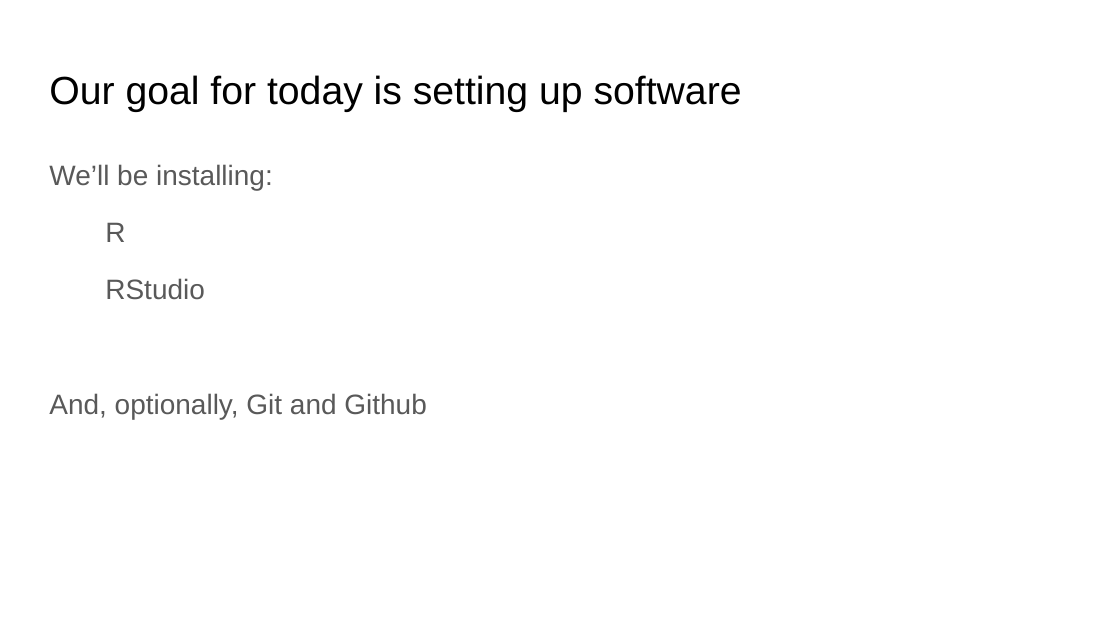
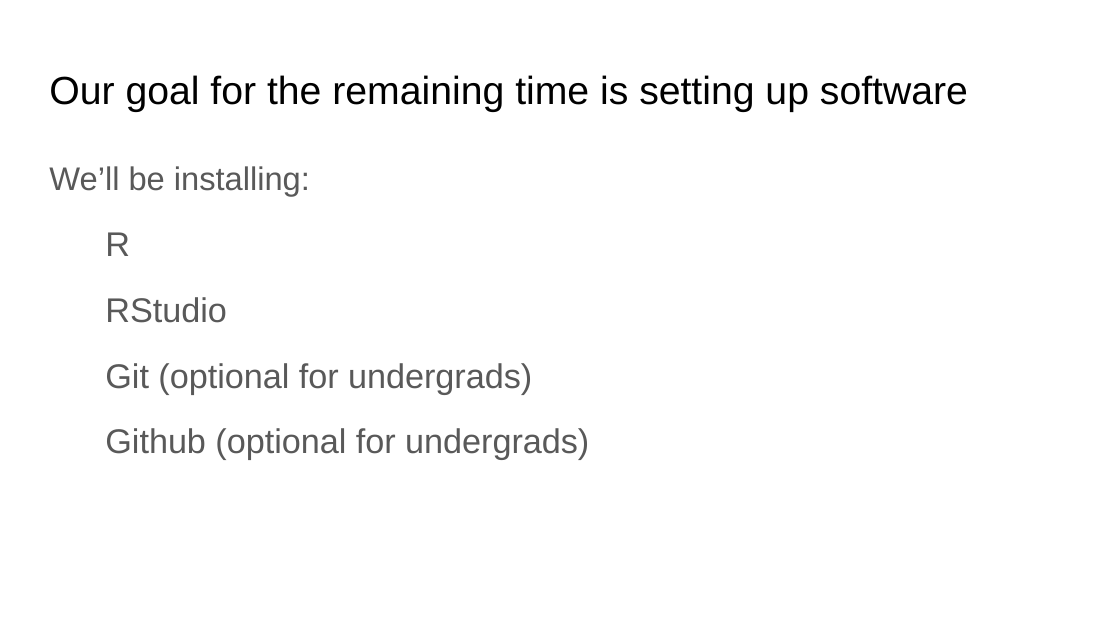
Before and after one commit to bmaitner/biometry_course, a slide deck: slide 34 of lectures/Lecture_02_modelling_frameworks.pptx (slide 7 before the commit). Drawn at 1120x630 pixels with LibreOffice and Linux fonts; fonts in the diff are those of the drawing. Boxes give left, top, right and bottom in pixels: in the first picture for what was removed or moved away, otherwise in the second. Text is boxed around its words. In the diff, an @@ line names an element or a change of style, - is before the commit and + after.

```diff
--- a/lectures/Lecture_02_modelling_frameworks.pptx
+++ b/lectures/Lecture_02_modelling_frameworks.pptx
@@ title at bbox=[49, 75, 968, 112]: text changed @@
-Our goal for today is setting up software
+Our goal for the remaining time is setting up software
@@ text at bbox=[49, 166, 310, 323]: size 18 to 21 pt in "We’ll be installing:"; size 18 to 22 pt in "R", "RStudio" @@
@@ text at bbox=[105, 363, 589, 460]: text changed; size 18 to 22 pt @@
-And, optionally, Git and Github
+Git (optional for undergrads)
+Github (optional for undergrads)
```
Also in this commit, not shown: 9 other slides changed, 35 slides added, 1 slide removed, 1 other file.
